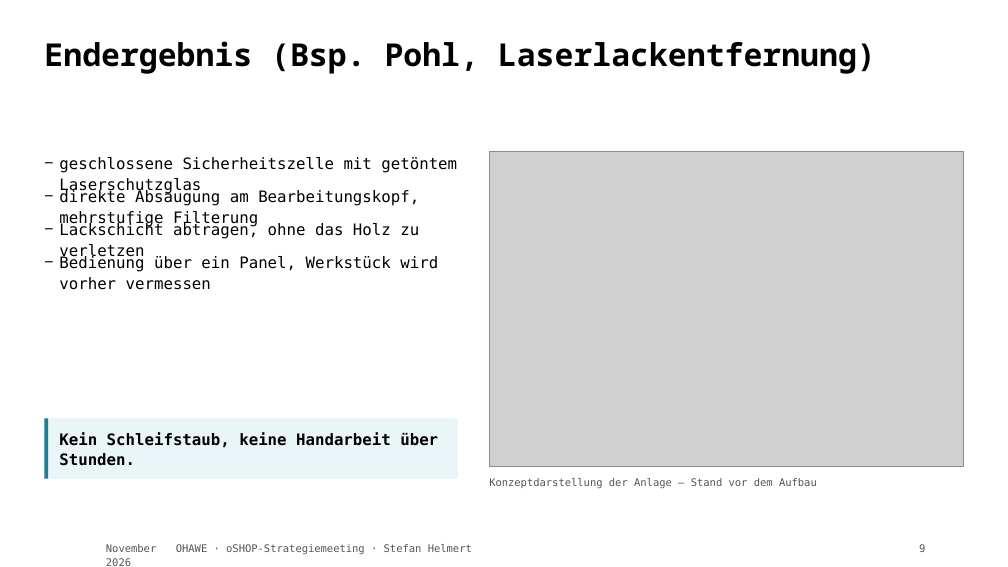
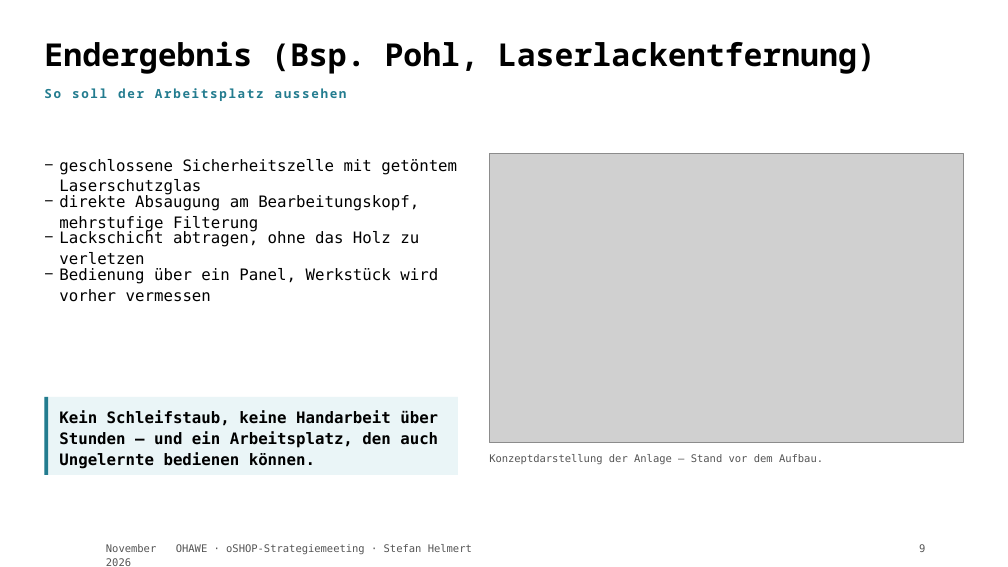
Before and after one commit to TheTesla/slides-oshop-strategieemeeting-ohawe, a slide deck: slide 9 of ohawe-strategie.pptx. Drawn at 1008x567 pixels with LibreOffice and Linux fonts; fonts in the diff are those of the drawing; grey boxes stand for pictures; background and template pictures are left out. Boxes give left, top, right and bottom in pixels: in the first picture for what was removed or moved away, otherwise in the second. Text is boxed around its words. In the diff, an @@ line names an element or a change of style, - is before the commit and + after.

```diff
--- a/ohawe-strategie.pptx
+++ b/ohawe-strategie.pptx
@@ text added at <box>44,88,347,101</box>, 12 pt, text #237C8F, bold @@
+So soll der Arbeitsplatz aussehen
@@ picture: place and size @@
-picture at <box>489,152,963,467</box>
+picture at <box>489,154,963,443</box>
@@ text "direkte Absaugung am Bearbeitungskopf, mehrstufige ...": place and size @@
-text "direkte Absaugung am Bearbeitungskopf, mehrstufige ..." at <box>59,189,419,227</box>
+text "direkte Absaugung am Bearbeitungskopf, mehrstufige ..." at <box>59,194,419,232</box>
@@ text "Lackschicht abtragen, ohne das Holz ...": place and size @@
-text "Lackschicht abtragen, ohne das Holz ..." at <box>59,222,419,260</box>
+text "Lackschicht abtragen, ohne das Holz ..." at <box>59,230,419,265</box>
@@ text "Bedienung über ein Panel, Werkstück ...": place and size @@
-text "Bedienung über ein Panel, Werkstück ..." at <box>59,255,438,290</box>
+text "Bedienung über ein Panel, Werkstück ..." at <box>59,268,438,302</box>
@@ rectangle: place and size @@
-rectangle at <box>45,418,458,479</box>
+rectangle at <box>45,397,458,475</box>
@@ rectangle: place and size @@
-rectangle at <box>45,418,48,479</box>
+rectangle at <box>45,397,48,475</box>
@@ text at <box>59,410,438,469</box>: text changed @@
-Kein Schleifstaub, keine Handarbeit über Stunden.
+Kein Schleifstaub, keine Handarbeit über Stunden — und ein Arbeitsplatz, den auch Ungelernte bedienen können.
@@ text at <box>489,454,823,464</box>: text changed @@
-Konzeptdarstellung der Anlage — Stand vor dem Aufbau
+Konzeptdarstellung der Anlage — Stand vor dem Aufbau.
```
Also in this commit, not shown: 10 other slides changed, 2 other files.
